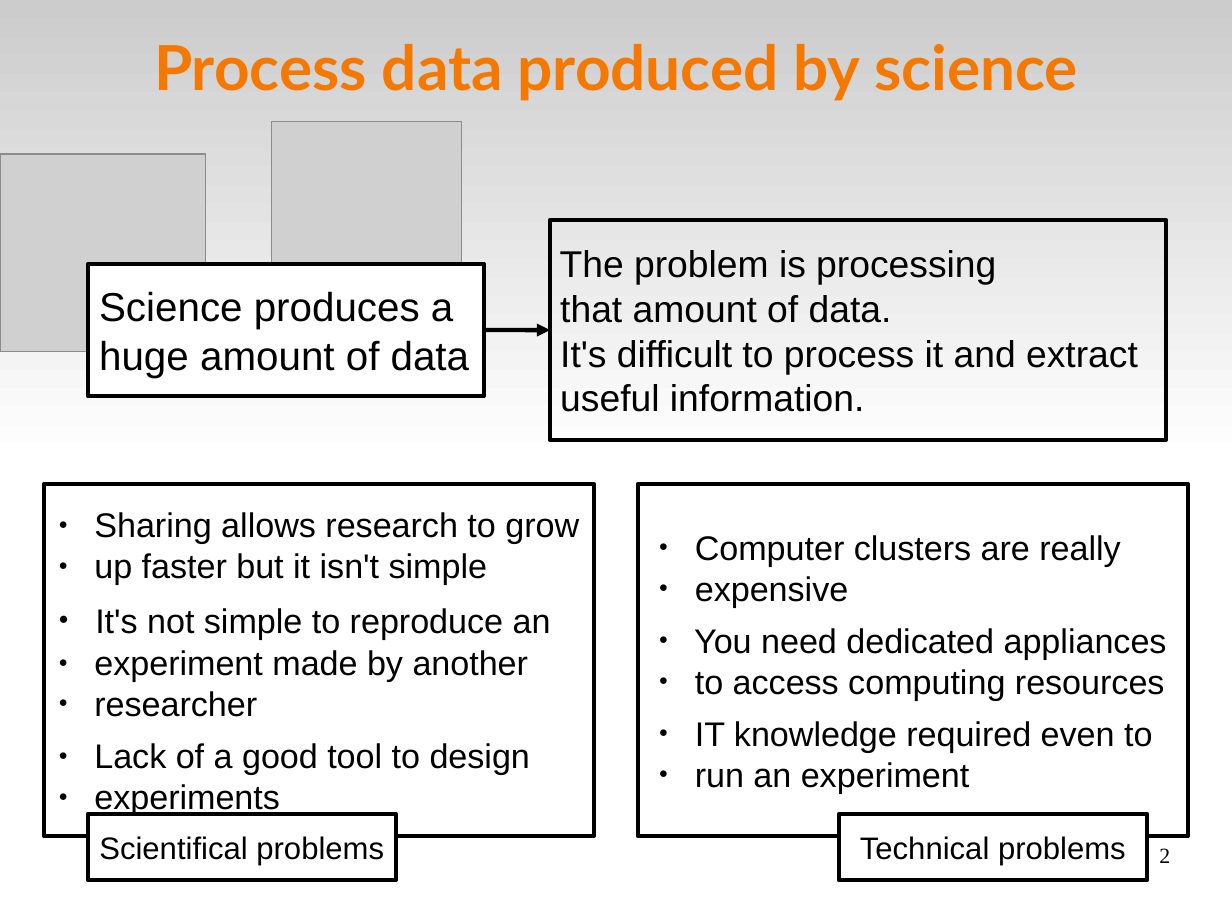
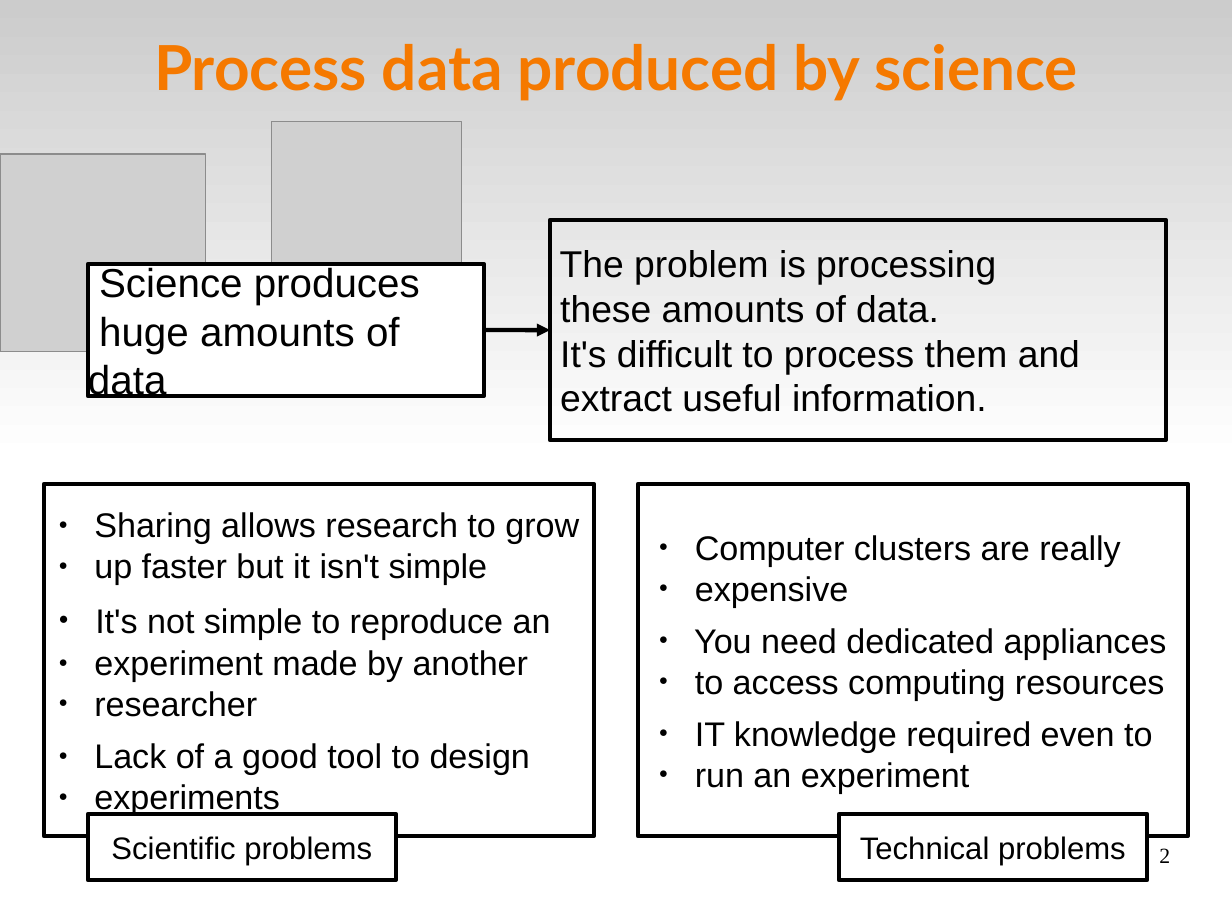
Before and after one commit to volpino/docs-EURAC, a slide deck: slide 2 of presentazione_svizzera.odp. Drawn at 1232x924 pixels with LibreOffice and Linux fonts; fonts in the diff are those of the drawing; grey boxes stand for pictures. Boxes give left, top, right and bottom in pixels: in the first picture for what was removed or moved away, otherwise in the second. Text is boxed around its words. In the diff, an @@ line names an element or a change of style, - is before the commit and + after.

```diff
--- a/presentazione_svizzera.odp
+++ b/presentazione_svizzera.odp
@@ text in rectangle at (88, 265, 420, 398): text changed @@
-Science produces a
-huge amount of data
+Science produces
+huge amounts of data
@@ text in rectangle at (560, 295, 1080, 412): text changed @@
-that amount of data.
-It's difficult to process it and extract
-useful information.
+these amounts of data.
+It's difficult to process them and
+extract useful information.
@@ text in rectangle at (111, 836, 372, 865): text changed @@
-Scientifical problems
+Scientific problems
```
Also in this commit, not shown: 6 other slides changed.
